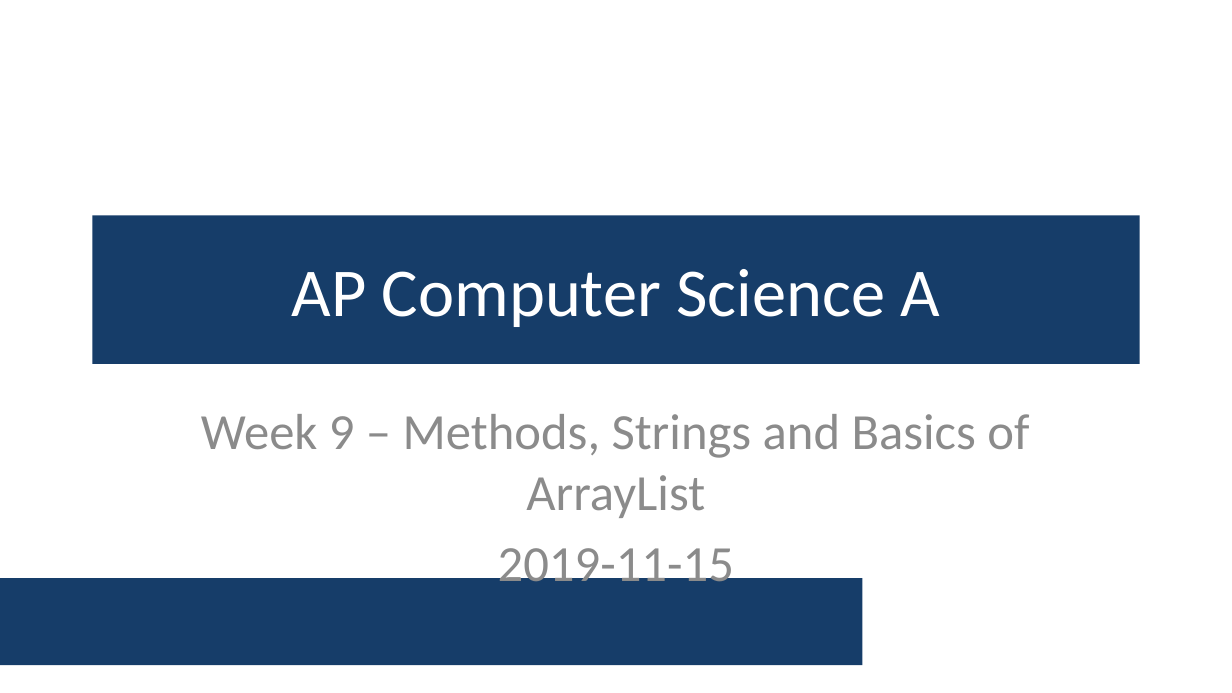
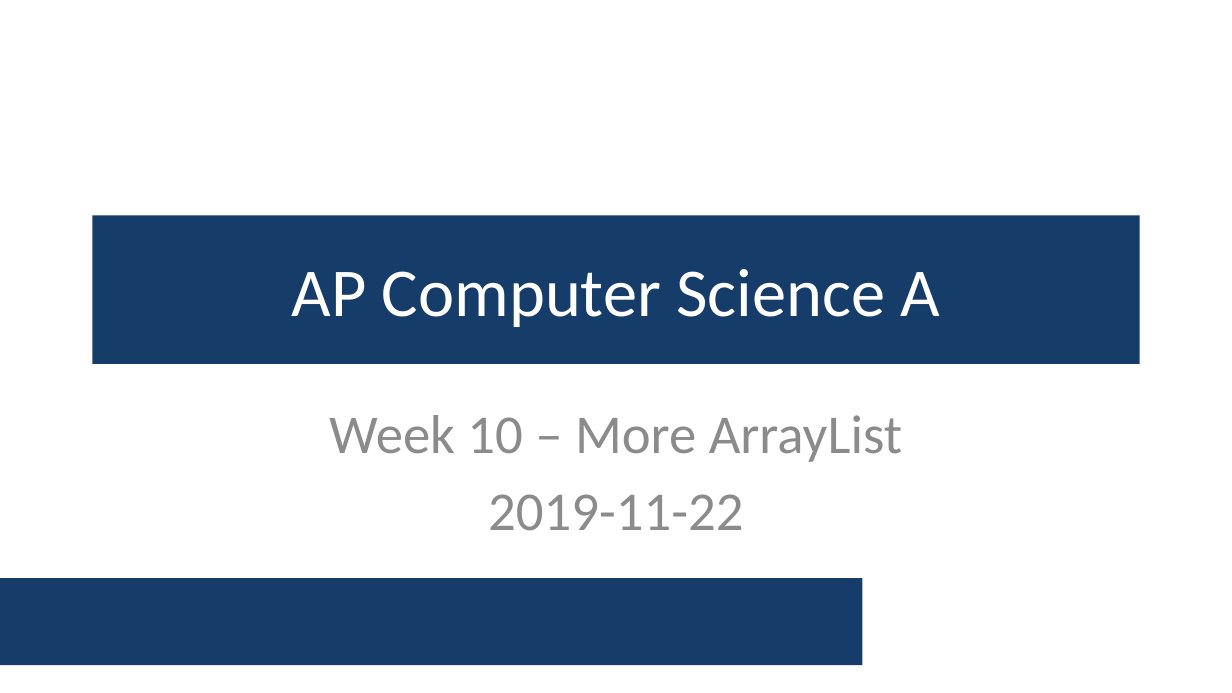
Before and after one commit to swawrzyn/shtcs-ap-cs-fall-2019, a slide deck: slide 1 of Week 10/Week 10 Lecture.pptx. Drawn at 1232x693 pixels with LibreOffice and Linux fonts; fonts in the diff are those of the drawing; background and template pictures are left out. Boxes give left, top, right and bottom in pixels: in the first picture for what was removed or moved away, otherwise in the second. Text is boxed around its words. In the diff, an @@ line names an element or a change of style, - is before the commit and + after.

Commit message:
add lecture project zip.

```diff
--- a/Week 10/Week 10 Lecture.pptx
+++ b/Week 10/Week 10 Lecture.pptx
@@ subtitle at [329,415,902,531]: text changed; size 29.6 to 32 pt @@
-Week 9 – Methods, Strings and Basics of ArrayList
-2019-11-15
+Week 10 – More ArrayList
+2019-11-22
```
Also in this commit, not shown: 1 other file.
